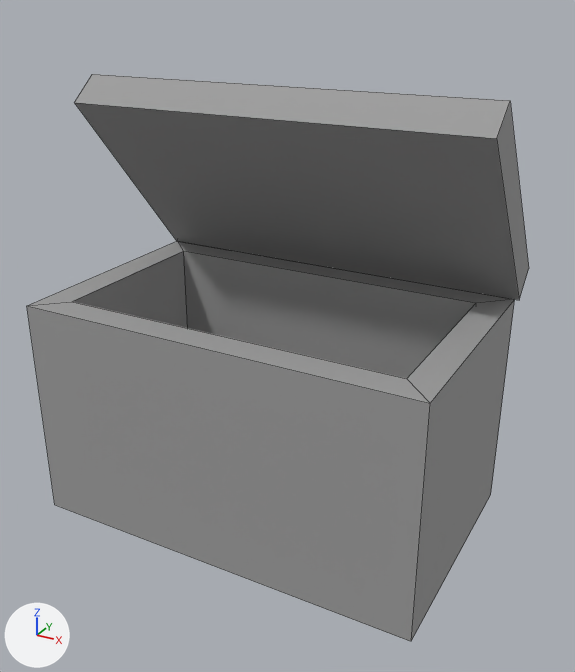
The FBX model Assets/ZoliAssets/szemeteskontener.FBX: old version first, new version second.
Rendered twice from a 50 mm camera at (11.03, -0.45, 3.71) aimed at (8.51, 4.12, 1.42). The axes (+X, +Y, +Z) are drawn at lower left. The lights are the same throughout. Mesh edges are drawn as thin lines. Where no turn or scale is listed for an object, it has been applied to the vertices.

The older version as bpy lines, for what is in view:
```python
me_mesh = bpy.data.meshes.new('Mesh')
me_mesh.from_pydata(...)  # 24 vertices, 20 faces; spans x -1.5..1.5, y -1.0..1.0, z 0.0..3.13
me_mesh.materials.append(mat_fem)  # grey #9e9e9e
ob_szemeteskontener = bpy.data.objects.new('szemeteskontener', me_mesh)
ob_szemeteskontener.location = (8.418, 4.209, 0.0)
```
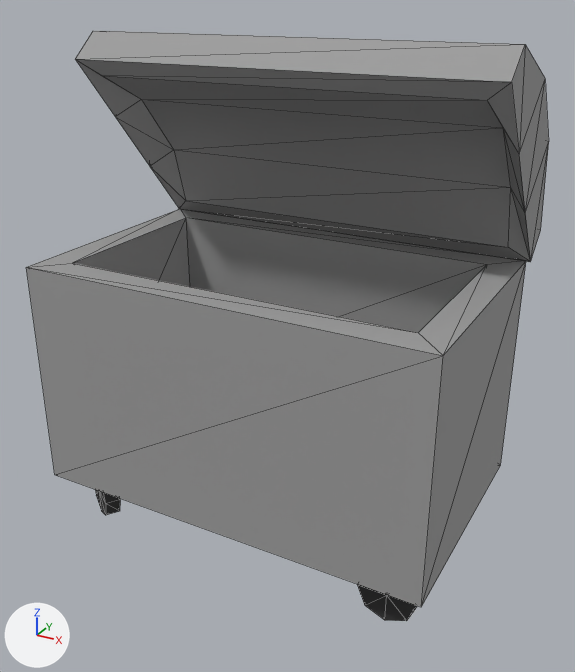
Commit message: hutolada es szemeteskontener(ujra)

Pixel boxes (x1, y1, x2, y2) of what changed, in the pictures (575 x 672 px):
'szemeteskontener', reshaped, moved
    before: (27, 74, 529, 641)
    after: (26, 30, 549, 621)
part 1 of me_mesh, added (black)
    after: (357, 584, 417, 621)
part 2 of me_mesh, rebuilt
    before: (27, 241, 515, 641)
    after: (26, 209, 526, 607)
part 3 of me_mesh, rebuilt
    before: (75, 74, 529, 300)
    after: (75, 30, 549, 262)
part 4 of me_mesh, added
    after: (95, 489, 120, 515)

The change, as a list of edits to the scene's bpy script:
```text
Add mat_fekete:
    mat_fekete = principled_material('fekete')
    mat_fekete.base_color = (0.0314, 0.0314, 0.0314)  # black #323232
    mat_fekete.roughness = 0.859
Change me_mesh:
    used by ob_szemeteskontener; location = (8.418, 4.209, 0.0)
    remove me_mesh.from_pydata(...)  # 24 vertices, 20 faces; spans x -1.5..1.5, y -1.0..1.0, z 0.0..3.13
    add me_mesh.from_pydata(...)  # 112 vertices, 200 faces; spans x -1.5..1.5, y -1.0..1.0, z 0.0..3.49
    me_mesh part 1: a new loose piece, an 8-sided cylinder along y spanning x 0.98..1.39, y -0.84..-0.73, z 0.0..0.41, in mat_fekete (black #323232)
    me_mesh part 2: the loose piece of 16 vertices spanning x -1.48..1.47, y -1.0..0.78, z 0.0..1.67 is rebuilt with 16 vertices and now spans x -1.48..1.47, y -1.0..0.78, z 0.36..2.03
    me_mesh part 3: the loose piece of 8 vertices spanning x -1.5..1.5, y -0.3..1.0, z 1.66..3.13 is rebuilt with 24 vertices and now spans x -1.5..1.5, y -0.3..1.0, z 2.02..3.49
    me_mesh part 4: a new loose piece of 18 vertices spanning x -1.39..-0.98, y -0.93..-0.61, z 0.0..0.41, in mat_fekete (black #323232)
    add me_mesh.materials.append(mat_fekete)  # black #323232
Change ob_szemeteskontener:
    ob_szemeteskontener.location: (8.418, 4.209, 0.0) -> (8.465, 4.209, -0.067)
```
